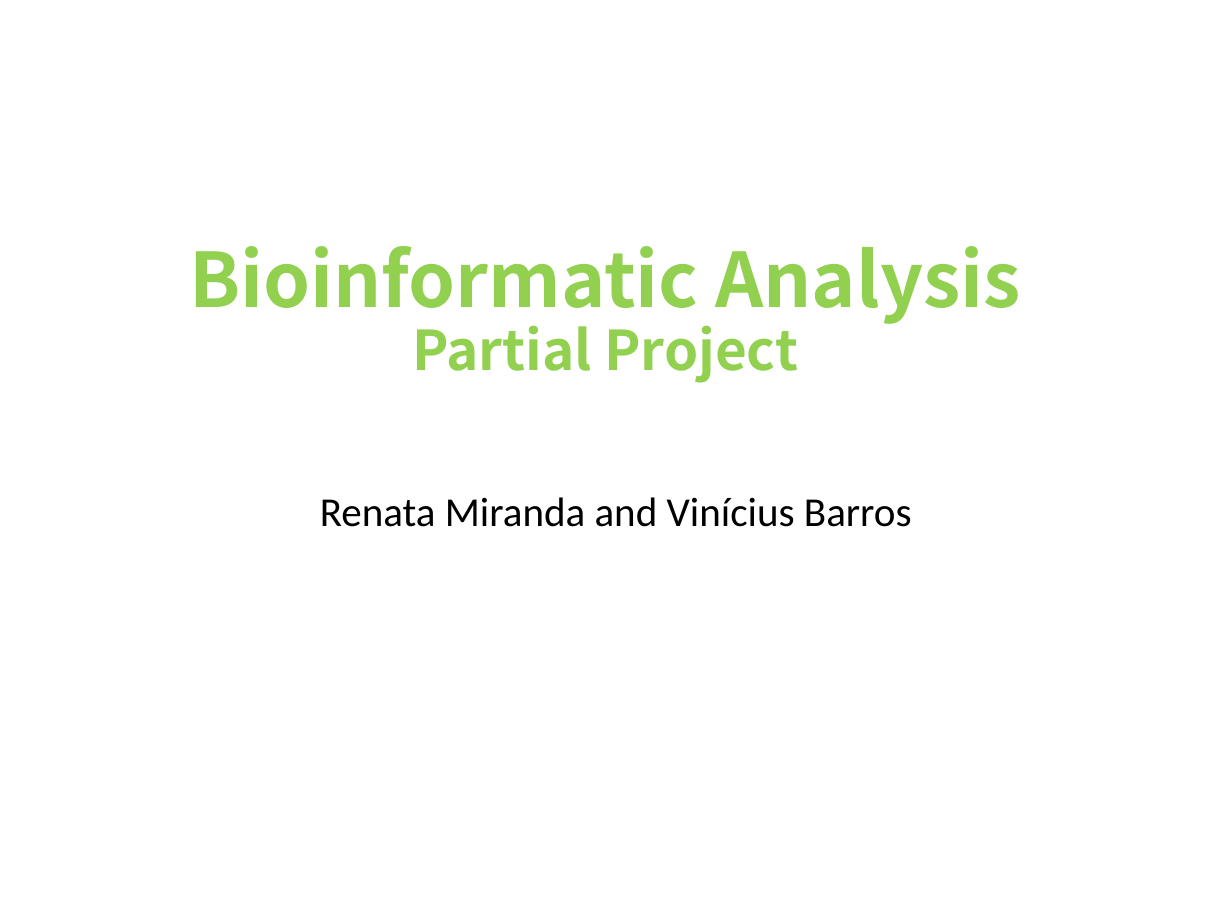
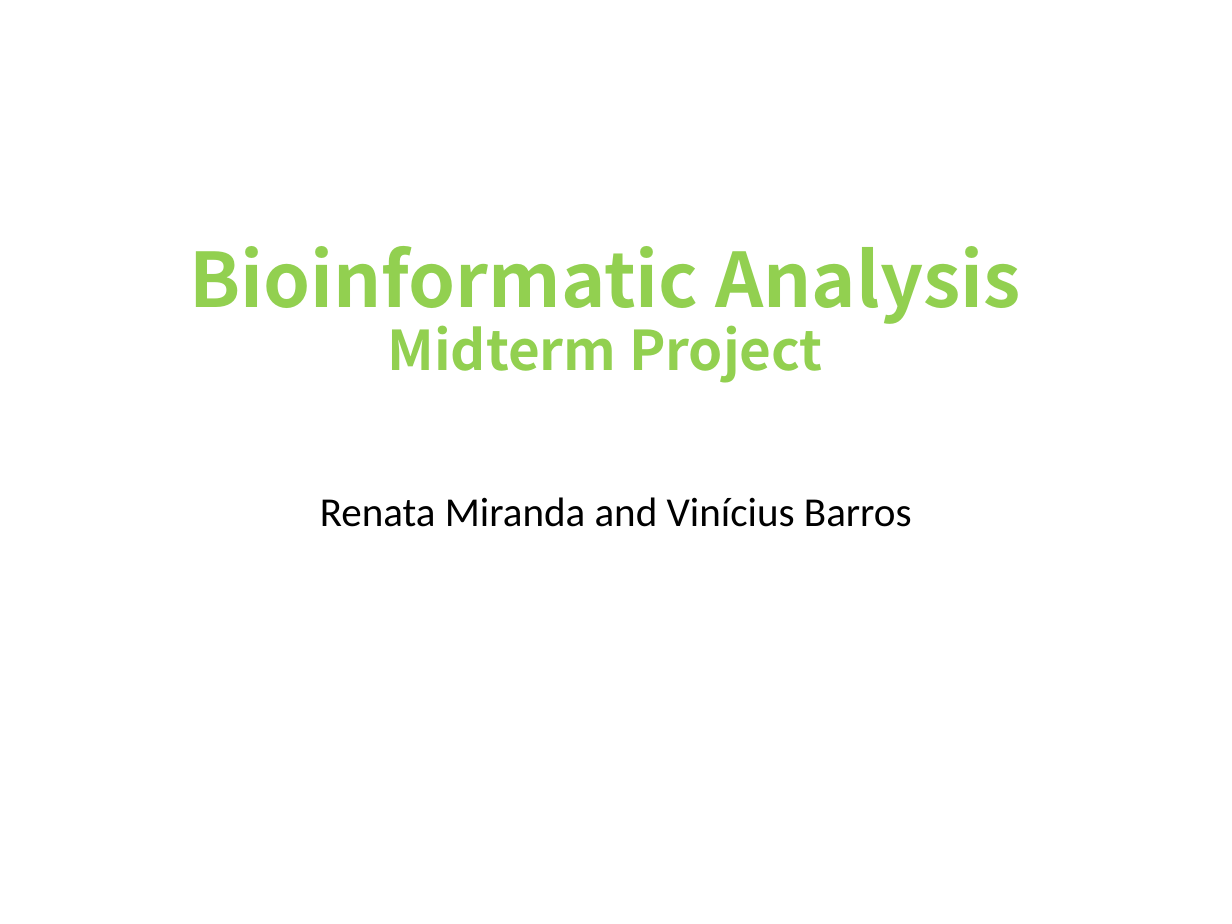
Before and after one commit to viniciusd-avila/phylogenetic-analysis, a slide deck: slide 1 of bioinfoDS-Partial_Project.pptx. Drawn at 1232x924 pixels with LibreOffice and Linux fonts; fonts in the diff are those of the drawing. Boxes give left, top, right and bottom in pixels: in the first picture for what was removed or moved away, otherwise in the second. Text is boxed around its words. In the diff, an @@ line names an element or a change of style, - is before the commit and + after.

Commit message:
Midterm Project's Apresentation

```diff
--- a/bioinfoDS-Partial_Project.pptx
+++ b/bioinfoDS-Partial_Project.pptx
@@ title at (189, 246, 1020, 383): text changed @@
-Bioinformatic Analysis
-Partial Project
+Bioinformatic Analysis
+Midterm Project
```
Also in this commit, not shown: 4 other slides changed, 1 slide added, 4 slides removed.
